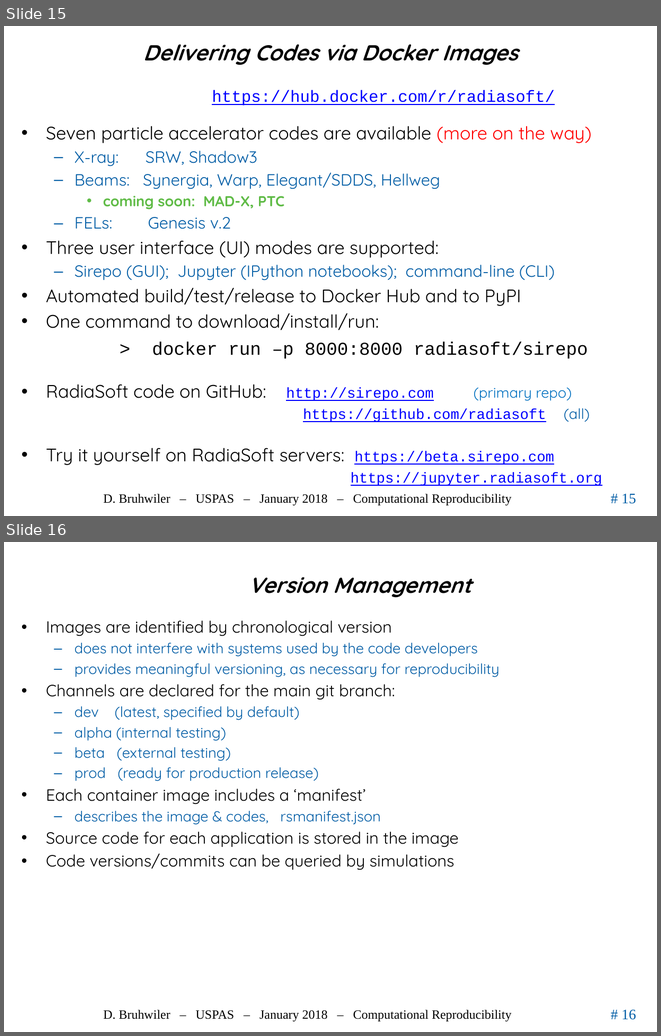
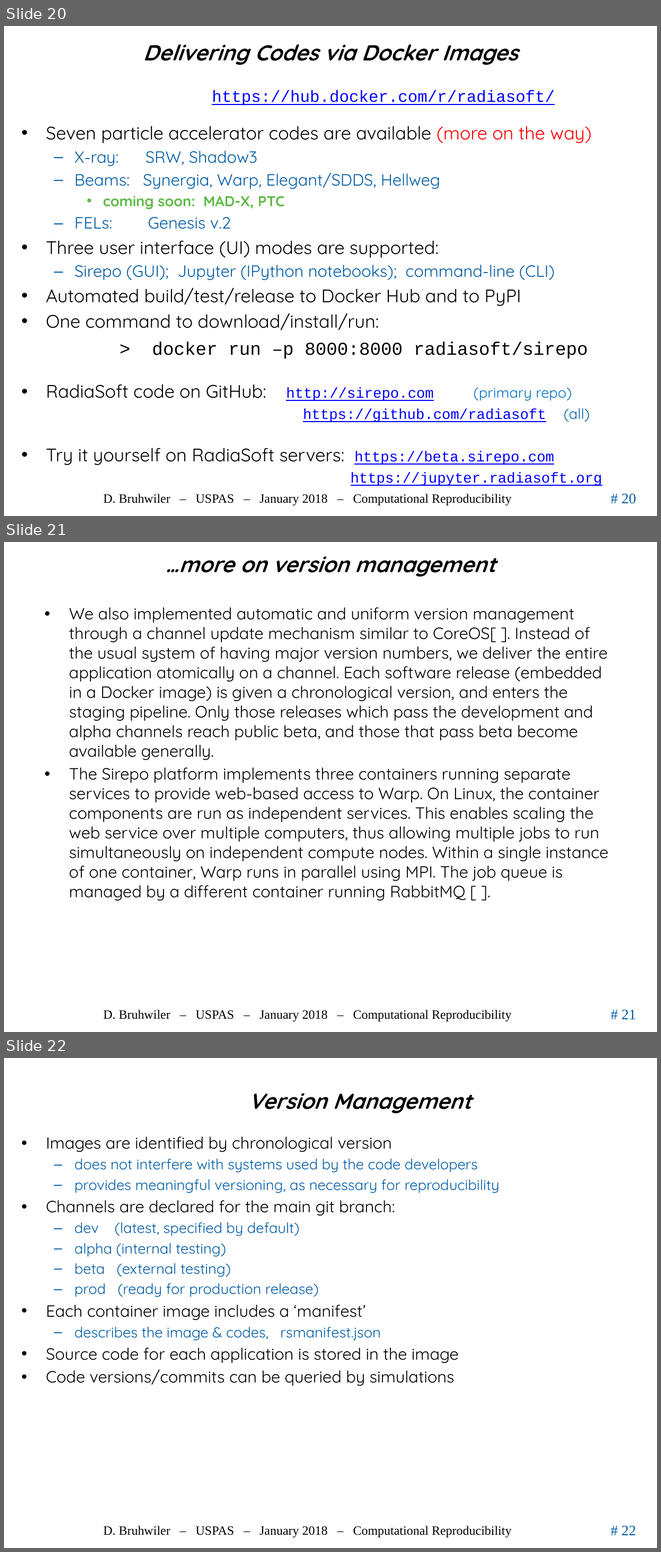
Before and after one commit to uspas/simbeamplasma18, a slide deck: computational_reproducibility/lecture/2018_ComputationalReproducibility_Bruhwiler_USPAS.pptx. Shown one above the other, each under a label of ours: slides 15 and 16 before the commit, slides 20, 21 and 22 after it. The pictures are 661x1036 and 661x1552 pixels, drawn with LibreOffice and Linux fonts; fonts in the diff are those of the drawing; background and template pictures are left out. Boxes give left, top, right and bottom in pixels: in the first picture for what was removed or moved away, otherwise in the second. Text is boxed around its words. In the diff, an @@ line names an element or a change of style, - is before the commit and + after.

Commit message:
added discussion of containers

```diff
--- a/computational_reproducibility/lecture/2018_ComputationalReproducibility_Bruhwiler_USPAS.pptx
+++ b/computational_reproducibility/lecture/2018_ComputationalReproducibility_Bruhwiler_USPAS.pptx
@@ slide 21 added at bbox=[4, 542, 657, 1032], background #FFFFFF; not listed: 3 template elements that a slide beside it also shows @@
@@ title added at bbox=[166, 556, 495, 577], 24 pt, text #000000, bold, italic @@
+…more on version management
@@ text added at bbox=[69, 607, 609, 900], 18 pt, text #000000 @@
+• We also implemented automatic and uniform version management through a channel update mechanism similar to CoreOS[ ]. Instead of the usual system of having major version numbers, we deliver the entire application atomically on a channel. Each software release (embedded in a Docker image) is given a chronological version, and enters the staging pipeline. Only those releases which pass the development and alpha channels reach public beta, and those that pass beta become available generally.
+• The Sirepo platform implements three containers running separate services to provide web-based access to Warp. On Linux, the container components are run as independent services. This enables scaling the web service over multiple computers, thus allowing multiple jobs to run simultaneously on independent compute nodes. Within a single instance of one container, Warp runs in parallel using MPI. The job queue is managed by a different container running RabbitMQ [ ].
@@ what was slide 15 is now slide 20 @@
@@ page number at bbox=[621, 493, 636, 504]: text changed @@
-# 15
+# 20
@@ what was slide 16 is now slide 22 @@
@@ page number at bbox=[621, 1525, 636, 1535]: text changed @@
-# 16
+# 22
```
Also in this commit, not shown: 6 other slides added, 2 slides removed.
